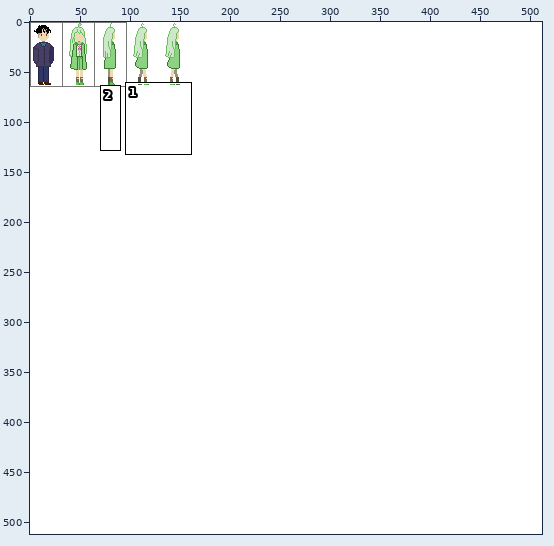
Two versions of one sprite sheet, 素材/图像/1.png. Above, an overview of the earlier version with the close-up marked.
Close-up. First the earlier version:
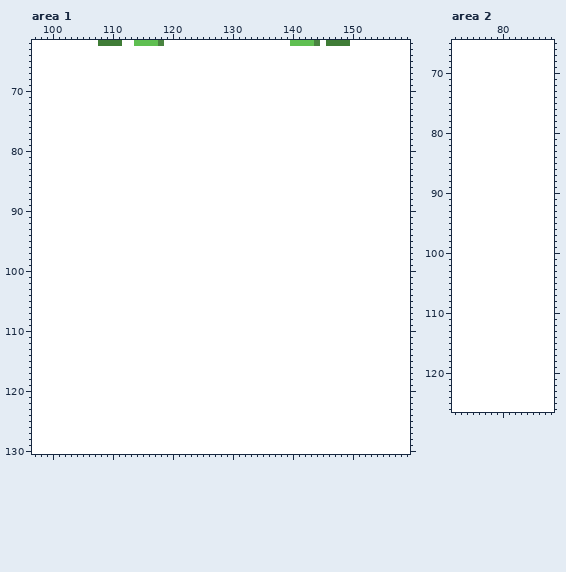
The file is 512x512 pixels. Colours within 5 levels of each other are drawn and written as one. Shown: area 1: x 97..159, y 62..130; area 2: x 72..88, y 65..126. The commit also changed other parts of the picture, which this record leaves out.
And afterwards:
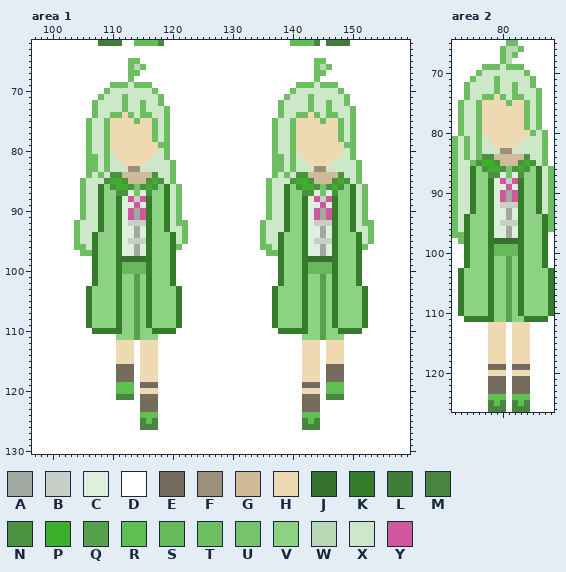
Palette (. is transparent): A #a1a8a0  B #c7cfc6  C #dfefdd  D #ffffff  E #756c5d  F #9d9078  G #cebb99  H #efd9b2  J #35712c  K #357c2a  L #3f7c36  M #498440  N #4c9142  P #3daf2d  Q #589f4e  R #5fbf51  S #66ba5a  T #6dbd61  U #75c46a  V #8dd183  W #b8d7b3  X #cde7c9  Y #d156a0
The edit:
Changed rows in their new state; - is an unchanged pixel.
Area 1:
first column x 104:
 65 ---------TT-----------------------------TT--------
 66 ---------TWT----------------------------TWT-------
 67 ---------TT-----------------------------TT--------
 68 ---------T------------------------------T---------
 69 ------TTTXTTT------------------------TTTXTTT------
 70 -----TXXXXXXXT----------------------TXXXXXXXT-----
 71 ----TXXXTXXXXXT--------------------TXXXTXXXXXT----
 72 ---TXXXXTXXTXXT-------------------TXXXXTXXTXXT----
 73 ---TXXXXTXXTXXXT------------------TXXXXTXXTXXXT---
 74 ---TXXTTHTXTTXXT------------------TXXTTHTXTTXXT---
 75 --TXXTHHHHTHHTXT-----------------TXXTHHHHTHHTXT---
 76 --TXXTHHHHHHHTXT-----------------TXXTHHHHHHHTXT---
 77 --TXXTHHHHHHHTXT-----------------TXXTHHHHHHHTXT---
 78 --TXXTHHHHHHHTXT-----------------TXXTHHHHHHHTXT---
 79 --TXXTHHHHHHHHTT-----------------TXXTHHHHHHHHTT---
 80 --TXXTHHHHHHHHXT-----------------TXXTHHHHHHHHXT---
 81 --TTXTXHHHHHHXXT-----------------TTXTXHHHHHHXXT---
 82 --TTXTXXHHHHXXXXT----------------TTXTXXHHHHXXXXT--
 83 --TTXTXXXFFXXXXXT----------------TTXTXXXFFXXXXXT--
 84 --TXTXNNGGGGGNXXT----------------TXTXNNGGGGGNXXT--
 85 -TXXXNPPNGGGNPNXT---------------TXXXNPPNGGGNPNXT--
 86 -TXXKVNPPNUNPNVKXT--------------TXXKVNPPNUNPNVKXT-
 87 -TXXKVVNNCUCNVVKXT--------------TXXKVVNNCUCNVVKXT-
 88 -TXXKVVKCYBYKVVKXT--------------TXXKVVKCYBYKVVKXT-
 89 -TXXKVVKCCYCKVVKXT--------------TXXKVVKCCYCKVVKXT-
 90 -TXXKVVKCYAYKVVKXT--------------TXXKVVKCYAYKVVKXT-
 91 -TXXKVVKCYAYKVVKXT--------------TXXKVVKCYAYKVVKXT-
 92 TXXXKVVKCBBBKVVKXTT------------TXXXKVVKCBBBKVVKXTT
 93 TXXXKVVKCCACKVVKXXT------------TXXXKVVKCCACKVVKXXT
 94 TXXKVVVKCCACKVVVKXT------------TXXKVVVKCCACKVVVKXT
 95 TXXKVVVKCBBBKVVVKXT------------TXXKVVVKCBBBKVVVKXT
 96 TTXKVVVKCCACKVVVKT-------------TTXKVVVKCCACKVVVKT-
 97 -TTKVVVKCCACKVVVK---------------TTKVVVKCCACKVVVK--
 98 ---KVVVKJJJJKVVVK-----------------KVVVKJJJJKVVVK--
 99 ---KVVVKSSSSKVVVK-----------------KVVVKSSSSKVVVK--
100 ---KVVVKSSSSKVVVK-----------------KVVVKSSSSKVVVK--
101 ---KVVVKVVQVKVVVK-----------------KVVVKVVQVKVVVK--
102 ---KVVVKVVQVKVVVK-----------------KVVVKVVQVKVVVK--
103 --KVVVVKVVQVKVVVVK---------------KVVVVKVVQVKVVVVK-
104 --KVVVVKVVQVKVVVVK---------------KVVVVKVVQVKVVVVK-
105 --KVVVVKVVQVKVVVVK---------------KVVVVKVVQVKVVVVK-
106 --KVVVVKVVQVKVVVVK---------------KVVVVKVVQVKVVVVK-
107 --KVVVVKVVQVKVVVVK---------------KVVVVKVVQVKVVVVK-
108 --KVVVVKVVQVKVVVVK---------------KVVVVKVVQVKVVVVK-
109 --KVVVVKVVQVKVVVVK---------------KVVVVKVVQVKVVVVK-
110 ---KKKKKVVQVVKKKK-----------------KKKKKVVQVVKKKK--
111 -------VVVQVVV------------------------VVVQVVV-----
112 -------HHH-HHH------------------------HHH-HHH-----
113 -------HHH-HHH------------------------HHH-HHH-----
114 -------HHH-HHH------------------------HHH-HHH-----
115 -------HHH-HHH------------------------HHH-HHH-----
116 -------EEE-HHH------------------------HHH-EEE-----
117 -------EEE-HHH------------------------HHH-EEE-----
118 -------EEE-HHH------------------------HHH-EEE-----
119 -------RRR-EEE------------------------EEE-RRR-----
120 -------RRR-HHH------------------------HHH-RRR-----
121 -------MMM-EEE------------------------EEE-MMM-----
122 -----------EEE------------------------EEE---------
123 -----------EEE------------------------EEE---------
124 -----------RRR------------------------RRR---------
125 -----------MRM------------------------MRM---------
126 -----------MMM------------------------MMM---------
Area 2:
first column x 72:
 65 ---------TT------
 66 --------TWWT-----
 67 --------TWT------
 68 --------TW-------
 69 -----TTTXTTT-----
 70 ----TXXXXXXXT----
 71 ---TXXXTXXXXXT---
 72 --TXXXXTXXTXXT---
 73 --TXXXXTXXTXXXT--
 74 --TXXTTHTXTTXXT--
 75 -TXXTHHHHTHHTXT--
 76 -TXXTHHHHHHHTXT--
 77 -TXXTHHHHHHHTXT--
 78 -TXXTHHHHHHHTXT--
 79 -TXXTHHHHHHHTXT--
 80 -TXXTHHHHHHHHTXT-
 81 TXTXTXHHHHHHXXXT-
 82 TXTXTXXHHHHXXXXT-
 83 TXTXTXXXFFXXXXXT-
 84 TXTXTNNGGGGGNXXT-
 85 TXXTNPPNGGGNPNXT-
 86 TXXKVNPPNUNPNVKXT
 87 TXXKVVNNCUCNVVKXT
 88 TXXKVVKCYBYKVVKXT
 89 TXXKVVKCCYCKVVKXT
 90 TXXKVVKCYAYKVVKXT
 91 TXXKVVKCYAYKVVKXT
 92 TXXKVVKCBBBKVVKXT
 93 TXXKVVKCCACKVVKXT
 94 TXKVVVKCCACKVVVKT
 95 TXKVVVKCBBBKVVVKT
 96 TXKVVVKCCACKVVVKT
 97 TTKVVVKCCACKVVVK-
 98 -TKVVVKJJJJKVVVK-
 99 --KVVVKSSSSKVVVK-
100 --KVVVKSSSSKVVVK-
101 --KVVVKVVQVKVVVK-
102 --KVVVKVVQVKVVVK-
103 -KVVVVKVVQVKVVVVK
104 -KVVVVKVVQVKVVVVK
105 -KVVVVKVVQVKVVVVK
106 -KVVVVKVVQVKVVVVK
107 -KVVVVKVVQVKVVVVK
108 -KVVVVKVVQVKVVVVK
109 -KVVVVKVVQVKVVVVK
110 -KVVVVKVVQVKVVVVK
111 --KKKKKVVQVVKKKK-
112 ------HHH-HHH----
113 ------HHH-HHH----
114 ------HHH-HHH----
115 ------HHH-HHH----
116 ------HHH-HHH----
117 ------HHH-HHH----
118 ------HHH-HHH----
119 ------EEE-EEE----
120 ------HHH-HHH----
121 ------EEE-EEE----
122 ------EEE-EEE----
123 ------EEE-EEE----
124 ------RRR-RRR----
125 ------MRM-MRM----
126 ------MMM-MMM----
